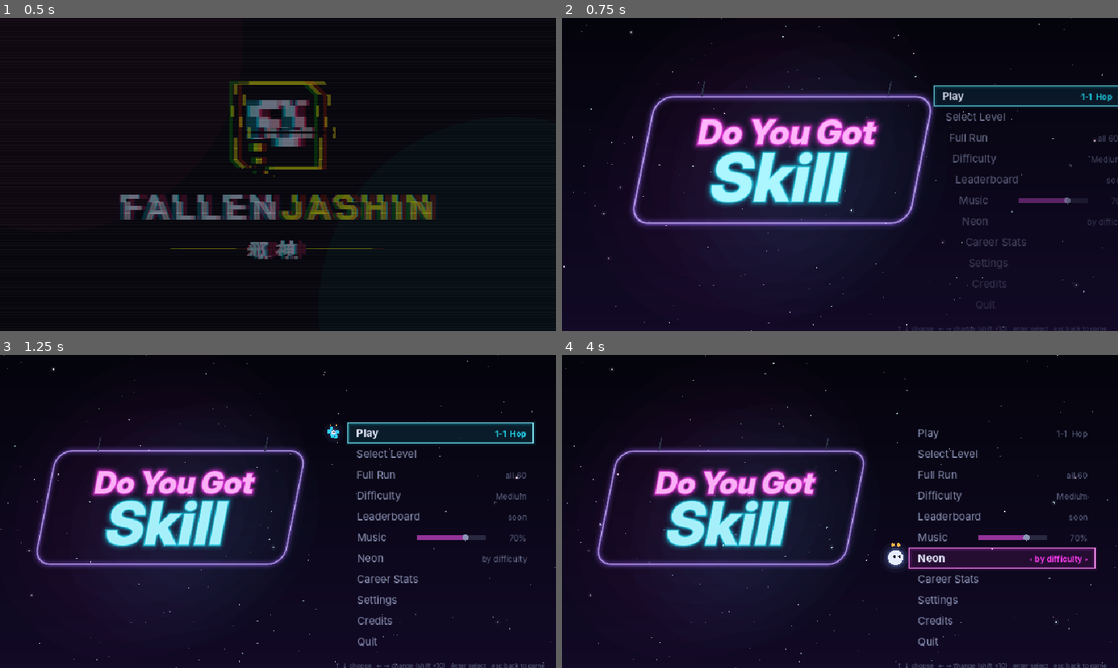
Above: before the commit, frames 1-4 (two rows, left to right).
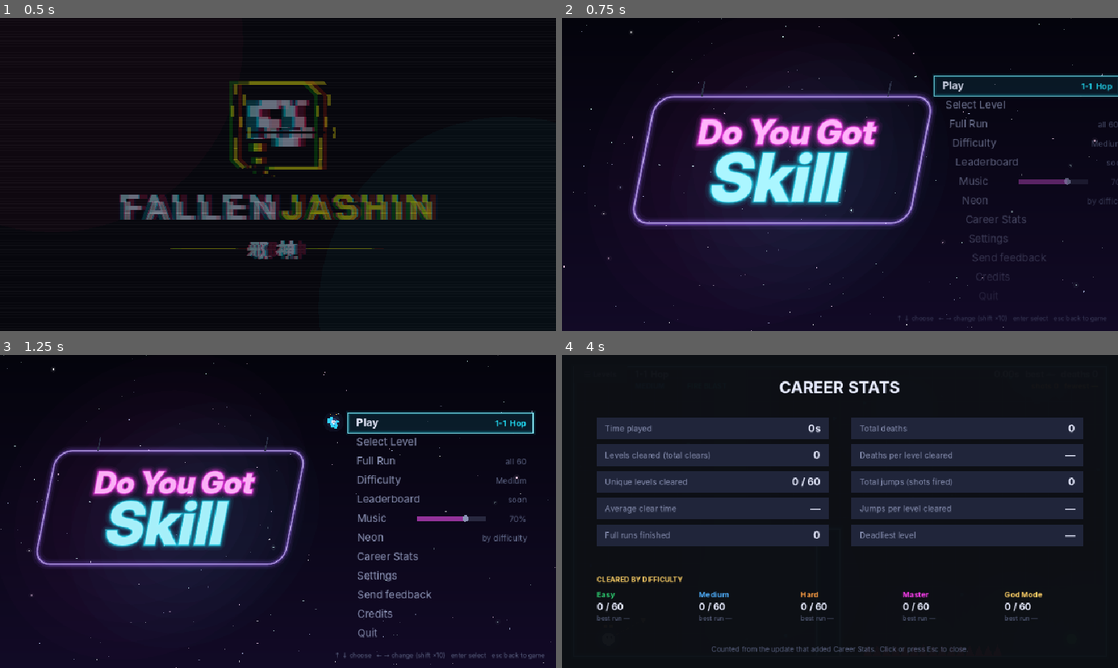
Above: after the commit, the same moments.

Repository: fallenjashin/Do-You-Got-Skill
Game: Godot game, scene res://scenes/main.tscn
Two runs of this game, one before a commit and one after it. Both use one fixed random seed, a clock stepped at 60 frames per second and the inputs below.
Inputs (mouse positions are in pixels of both pictures, inside the frame that each line leads up to):
- Up to frame 1 (0.5 s): no input
- Up to frame 2 (0.75 s): tap Enter at 0.5 s; move the mouse to (962, 158) at 0.52 s; hold Right from 0.53 s (still down); tap R at 0.6 s; click (962, 158) at 0.67 s
- Up to frame 3 (1.25 s): keep holding Right; tap Space at 0.77 s
- Up to frame 4 (4 s): release Right at 1.25 s; drag from (728, 527) to (812, 574) at 1.27 s; move the mouse to (895, 442) at 2.02 s; hold Right 2.03-2.75 s; tap B at 2.1 s; drag from (812, 574) to (673, 464) at 2.77 s; move the mouse to (1006, 558) at 3.52 s; hold Left from 3.53 s (still down); tap F at 3.6 s; tap Space at 3.77 s

Frame 1 is identical in both runs. In frame 2, 3.2% of the frame differs, in the area x 60-100%, y 18-100%; in frame 3, 4.5%; in frame 4, 37%, in the area x 0-100%, y 0-100%.

Commit message:
Hook up the Google Form as the Send feedback link; tighten the main menu spacing
Co-Authored-By: Claude Sonnet 5.5 <noreply@anthropic.com>
Claude-Session: https://claude.ai/code/session_01ERQJNwZYDPjwTZK24zud7q

Diff:
--- a/scripts/game.gd
+++ b/scripts/game.gd
@@ -93,7 +93,7 @@
 var keys := {"fire": KEY_SPACE, "retry": KEY_R, "next": KEY_N, "back": KEY_B, "levels": KEY_L, "run": KEY_F}
 const KEY_ROWS := [["fire", "Fire"], ["retry", "Retry"], ["next", "Next level"], ["back", "Previous level"], ["levels", "Level select"], ["run", "Full Run"]]
 var set_sel := 0
-const FEEDBACK_URL := ""     # set to a Discord invite / form link: adds a "Send feedback" button to the menus
+const FEEDBACK_URL := "https://docs.google.com/forms/d/e/1FAIpQLSfWL2p4B0JA5Lw8JBtFrnnLsfPu-MIoecEu03FIQ6n4nNmKTw/viewform"     # set to a Discord invite / form link: adds a "Send feedback" button to the menus
 var practice := false        # practice mode: infinite shots, nothing is saved (not in Full Run / God Mode)
 var pause_sel := 0
 var flawless := true         # no deaths since you started this level (for star ratings)
--- a/scripts/title.gd
+++ b/scripts/title.gd
@@ -19,8 +19,8 @@
 const C_DIM := Color("#5d6585")
 const C_SHOT := Color("#ffb347")
 const MENU_X := 600.0
-const MENU_Y := 118.0
-const ROW := 36.0
+const MENU_Y := 100.0
+const ROW := 33.0
 const SPLASH_TIME := 3.1   # seconds before the creator splash hands over to the title screen
 const LOGO := preload("res://assets/brand/creator_logo.png")
 
--- a/tests/test_game.gd
+++ b/tests/test_game.gd
@@ -54,7 +54,7 @@
 	check(t.trans == 1.0 and t.pop > 0.0, "the sign finishes sliding and the ball appears")
 	check(game.music.current == "00_title_pink_bloom", "Pink Bloom plays on the start screen and menu")
 	var ids: Array = t.items().map(func(it): return it.id)
-	check(ids.slice(0, 10) == ["play", "select", "fullrun", "difficulty", "leaderboard", "music", "neon", "stats", "settings", "credits"], "menu lists play, levels, full run, difficulty, leaderboard, music, neon, stats, settings, credits")
+	check(ids.slice(0, 11) == ["play", "select", "fullrun", "difficulty", "leaderboard", "music", "neon", "stats", "settings", "feedback", "credits"], "menu lists play, levels, full run, difficulty, leaderboard, music, neon, stats, settings, feedback, credits")
 	var beeps_before: int = game.sfx._next
 	t._unhandled_input(_key(KEY_DOWN))
 	check(t.sel == 1 and t.hop < 1.0, "down arrow moves the ball to the next item")
Not shown, changed: CLAUDE.md
